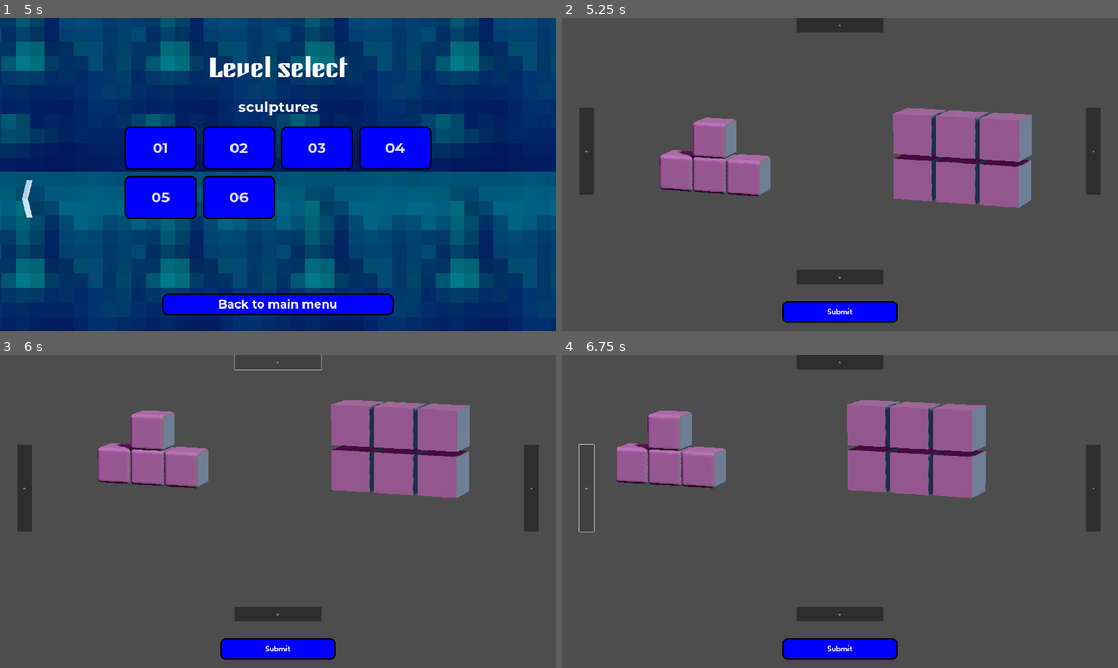
Above: before the commit, frames 1-4 (two rows, left to right).
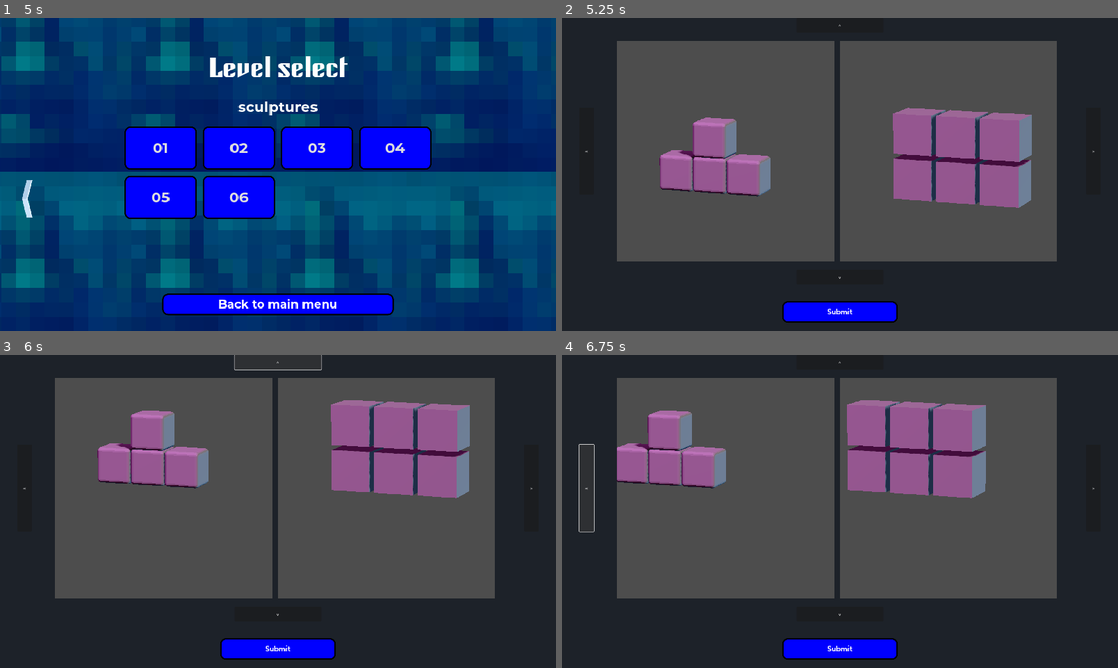
Above: after the commit, the same moments.

Repository: jynus/gmtk24
Game: Godot game, scene res://scenes/main_menu.tscn
Same seed, same stepped clock (60 frames per second), same inputs: the game is played once before the commit and once after it. Sound files missing from this copy of the repository are replaced by a short silence.
Inputs (mouse positions are in pixels of both pictures, inside the frame that each line leads up to):
- Up to frame 1 (5 s): click "Play" at 0.5 s; click "Back to main menu" at 1.25 s; click "Play" at 2 s; click (528, 199) at 2.75 s; click (27, 199) at 3.5 s; click (528, 199) at 4.25 s
- Up to frame 2 (5.25 s): click "01" at 5 s
- Up to frame 3 (6 s): click "^" at 5.75 s
- Up to frame 4 (6.75 s): click "<" at 6.5 s

Frame 1 is identical in both runs. In frame 2, 41% of the frame differs, in the area x 0-100%, y 0-100%; in frame 3, 41%; in frame 4, 41%.

Commit message:
Win screen

Diff:
--- a/godot_project/TODO.cfg
+++ b/godot_project/TODO.cfg
@@ -3,16 +3,15 @@
 item0="expected model for teapot"
 item1="expected model for statue of liberty"
 item2="animation for passed grade"
+item7="stopwatch/timer"
 item3="failed screen"
-item4="you won screen"
 item5="intro cinematic/story"
 item6="\"reveal hint\""
-item7="stopwatch/timer"
 
 [in progress]
 
 __none__="null"
 
-[Column name]
+[done]
 
-__none__="null"
+item4="you won screen"
--- a/godot_project/levels/01sculptures/level01.tscn
+++ b/godot_project/levels/01sculptures/level01.tscn
@@ -10,8 +10,14 @@
 expected_scene = ExtResource("3_xdwon")
 default_camera_zoom = 7.0
 
+[node name="originalSubViewport" parent="CanvasLayer/Layout/HBoxContainer/SubViewportContainer" index="0"]
+size = Vector2i(750, 750)
+
 [node name="originalCamera" parent="CanvasLayer/Layout/HBoxContainer/SubViewportContainer/originalSubViewport/originalScene/originalMarker" index="0"]
 v_offset = 2.0
 
+[node name="workingSubViewport" parent="CanvasLayer/Layout/HBoxContainer/SubViewportContainer2" index="0"]
+size = Vector2i(750, 750)
+
 [node name="workingCamera" parent="CanvasLayer/Layout/HBoxContainer/SubViewportContainer2/workingSubViewport/workingScene/workingMarker" index="0"]
 v_offset = 2.0
--- a/godot_project/levels/01sculptures/level02.tscn
+++ b/godot_project/levels/01sculptures/level02.tscn
@@ -7,5 +7,11 @@
 subject = "Ramp"
 expected_scene = ExtResource("2_e3uf5")
 
+[node name="originalSubViewport" parent="CanvasLayer/Layout/HBoxContainer/SubViewportContainer" index="0"]
+size = Vector2i(750, 750)
+
+[node name="workingSubViewport" parent="CanvasLayer/Layout/HBoxContainer/SubViewportContainer2" index="0"]
+size = Vector2i(750, 750)
+
 [node name="raystart" parent="." index="2"]
 transform = Transform3D(1, 0, 0, 0, 1, 0, 0, 0, 1, 512, 0, 0)
--- a/godot_project/levels/01sculptures/level03.tscn
+++ b/godot_project/levels/01sculptures/level03.tscn
@@ -10,8 +10,14 @@
 expected_scene = ExtResource("3_llv5a")
 default_camera_zoom = 25.0
 
+[node name="originalSubViewport" parent="CanvasLayer/Layout/HBoxContainer/SubViewportContainer" index="0"]
+size = Vector2i(750, 750)
+
 [node name="originalCamera" parent="CanvasLayer/Layout/HBoxContainer/SubViewportContainer/originalSubViewport/originalScene/originalMarker" index="0"]
 v_offset = 10.0
 
+[node name="workingSubViewport" parent="CanvasLayer/Layout/HBoxContainer/SubViewportContainer2" index="0"]
+size = Vector2i(750, 750)
+
 [node name="workingCamera" parent="CanvasLayer/Layout/HBoxContainer/SubViewportContainer2/workingSubViewport/workingScene/workingMarker" index="0"]
 v_offset = 10.0
--- a/godot_project/levels/01sculptures/level04.tscn
+++ b/godot_project/levels/01sculptures/level04.tscn
@@ -9,3 +9,9 @@
 original_mesh = ExtResource("2_4jxsl")
 expected_scene = ExtResource("3_sjsr7")
 default_camera_zoom = 13.0
+
+[node name="originalSubViewport" parent="CanvasLayer/Layout/HBoxContainer/SubViewportContainer" index="0"]
+size = Vector2i(750, 750)
+
+[node name="workingSubViewport" parent="CanvasLayer/Layout/HBoxContainer/SubViewportContainer2" index="0"]
+size = Vector2i(750, 750)
--- a/godot_project/levels/01sculptures/level05.tscn
+++ b/godot_project/levels/01sculptures/level05.tscn
@@ -9,3 +9,9 @@
 original_mesh = ExtResource("2_1lyyw")
 expected_scene = ExtResource("3_kd855")
 default_camera_zoom = 35.0
+
+[node name="originalSubViewport" parent="CanvasLayer/Layout/HBoxContainer/SubViewportContainer" index="0"]
+size = Vector2i(750, 750)
+
+[node name="workingSubViewport" parent="CanvasLayer/Layout/HBoxContainer/SubViewportContainer2" index="0"]
+size = Vector2i(750, 750)
--- a/godot_project/levels/01sculptures/level06.tscn
+++ b/godot_project/levels/01sculptures/level06.tscn
@@ -10,8 +10,14 @@
 expected_scene = ExtResource("3_mahy3")
 default_camera_zoom = 55.0
 
+[node name="originalSubViewport" parent="CanvasLayer/Layout/HBoxContainer/SubViewportContainer" index="0"]
+size = Vector2i(750, 750)
+
 [node name="originalCamera" parent="CanvasLayer/Layout/HBoxContainer/SubViewportContainer/originalSubViewport/originalScene/originalMarker" index="0"]
 v_offset = 25.0
 
+[node name="workingSubViewport" parent="CanvasLayer/Layout/HBoxContainer/SubViewportContainer2" index="0"]
+size = Vector2i(750, 750)
+
 [node name="workingCamera" parent="CanvasLayer/Layout/HBoxContainer/SubViewportContainer2/workingSubViewport/workingScene/workingMarker" index="0"]
 v_offset = 25.0
--- a/godot_project/scene_objects/level_template_sculpture.tscn
+++ b/godot_project/scene_objects/level_template_sculpture.tscn
@@ -100,6 +100,11 @@
 
 [node name="CanvasLayer" type="CanvasLayer" parent="."]
 
+[node name="background" type="ColorRect" parent="CanvasLayer"]
+offset_right = 1920.0
+offset_bottom = 1080.0
+color = Color(0.113725, 0.133333, 0.160784, 1)
+
 [node name="Layout" type="VBoxContainer" parent="CanvasLayer"]
 unique_name_in_owner = true
 custom_minimum_size = Vector2(1920, 1080)
--- a/godot_project/scenes/how_to_play.tscn
+++ b/godot_project/scenes/how_to_play.tscn
@@ -29,7 +29,7 @@
 script = ExtResource("1_pevma")
 
 [node name="backgroudMenu" parent="." instance=ExtResource("2_03hht")]
-modulate = Color(0.878451, 0.66241, 0, 1)
+modulate = Color(1, 0.442395, 0.29116, 1)
 
 [node name="menuContainer" type="VBoxContainer" parent="."]
 offset_right = 1920.0
--- /dev/null
+++ b/godot_project/scenes/win_game.tscn
@@ -0,0 +1,110 @@
+[gd_scene load_steps=11 format=3 uid="uid://d0v75n1n4npn4"]
+
+[ext_resource type="Script" path="res://scripts/win_game.gd" id="1_wl2rq"]
+[ext_resource type="PackedScene" uid="uid://k635iu86fy37" path="res://scene_objects/menu_background.tscn" id="2_kcvt6"]
+[ext_resource type="LabelSettings" uid="uid://csrb5ilr7y6dy" path="res://resources/main_menu_title_label_setting.tres" id="3_hpstx"]
+[ext_resource type="FontFile" uid="uid://com4cjqc1ln44" path="res://assets/fonts/Montserrat-Medium.otf" id="4_87tkp"]
+[ext_resource type="FontFile" uid="uid://smk86k8i0gcp" path="res://assets/fonts/Montserrat-Bold.otf" id="5_43x4g"]
+[ext_resource type="StyleBox" uid="uid://67m76h2nyeyy" path="res://resources/main_menu_button_style.tres" id="6_jwgqf"]
+[ext_resource type="StyleBox" uid="uid://cscwrtv4vl12l" path="res://resources/main_menu_button_hover_style.tres" id="7_x6ndy"]
+[ext_resource type="StyleBox" uid="uid://dtfd366g1j00" path="res://resources/main_menu_button_pressed_style.tres" id="8_jdo5v"]
+[ext_resource type="AudioStream" uid="uid://dni54tcejhs1c" path="res://assets/sfx/Sequence, Typing Burst, Variations, Perspective 02, Clicking 03.ogg" id="9_kqugs"]
+
+[sub_resource type="StyleBoxFlat" id="StyleBoxFlat_285bg"]
+bg_color = Color(0, 0, 0, 0)
+border_width_left = 2
+border_width_top = 2
+border_width_right = 2
+border_width_bottom = 2
+border_color = Color(0.12549, 0.384314, 0.486275, 1)
+corner_radius_top_left = 4
+corner_radius_top_right = 4
+corner_radius_bottom_right = 4
+corner_radius_bottom_left = 4
+expand_margin_left = 2.0
+expand_margin_top = 2.0
+expand_margin_right = 2.0
+expand_margin_bottom = 2.0
+
+[node name="YouWonScreen" type="Node2D"]
+script = ExtResource("1_wl2rq")
+
+[node name="backgroudMenu" parent="." instance=ExtResource("2_kcvt6")]
+modulate = Color(1, 0.295309, 0.679364, 1)
+
+[node name="menuContainer" type="VBoxContainer" parent="."]
+offset_right = 1920.0
+offset_bottom = 1052.0
+
+[node name="TopMargin" type="MarginContainer" parent="menuContainer"]
+custom_minimum_size = Vector2(0, 100)
+layout_mode = 2
+
+[node name="Title" type="Label" parent="menuContainer"]
+custom_minimum_size = Vector2(0, 150)
+layout_mode = 2
+text = "YOU WON!"
+label_settings = ExtResource("3_hpstx")
+horizontal_alignment = 1
+vertical_alignment = 1
+
+[node name="TopMargin2" type="MarginContainer" parent="menuContainer"]
+custom_minimum_size = Vector2(0, 50)
+layout_mode = 2
+
+[node name="optionsContainer" type="HBoxContainer" parent="menuContainer"]
+custom_minimum_size = Vector2(0, 600)
+layout_mode = 2
+size_flags_vertical = 3
+alignment = 1
+
+[node name="leftMargin" type="MarginContainer" parent="menuContainer/optionsContainer"]
+custom_minimum_size = Vector2(200, 600)
+layout_mode = 2
+
+[node name="youWonText" type="RichTextLabel" parent="menuContainer/optionsContainer"]
+unique_name_in_owner = true
+custom_minimum_size = Vector2(1300, 600)
+layout_mode = 2
+size_flags_horizontal = 4
+size_flags_vertical = 0
+theme_override_colors/default_color = Color(1, 1, 1, 1)
+theme_override_constants/line_separation = 25
+theme_override_fonts/normal_font = ExtResource("4_87tkp")
+theme_override_fonts/bold_font = ExtResource("5_43x4g")
+theme_override_font_sizes/normal_font_size = 40
+theme_override_font_sizes/bold_font_size = 60
+bbcode_enabled = true
+text = "[center]Congratulations!
+
+Thanks to your great efforts optimizing textures and 3d models, the videogame project size has been shrinked down to only 455 GB!
+
+The project, however, could not be shipped in time due to inept management. It was cancelled and all workers were layed off :-([/center]"
+
+[node name="rightMargin" type="MarginContainer" parent="menuContainer/optionsContainer"]
+custom_minimum_size = Vector2(200, 600)
+layout_mode = 2
+
+[node name="backButton" type="Button" parent="menuContainer"]
+unique_name_in_owner = true
+custom_minimum_size = Vector2(800, 75)
+layout_mode = 2
+size_flags_horizontal = 4
+size_flags_vertical = 10
+focus_next = NodePath("../PlayButton")
+focus_previous = NodePath("../CreditsButton")
+theme_override_colors/font_color = Color(1, 1, 1, 1)
+theme_override_fonts/font = ExtResource("5_43x4g")
+theme_override_font_sizes/font_size = 40
+theme_override_styles/focus = SubResource("StyleBoxFlat_285bg")
+theme_override_styles/disabled = ExtResource("6_jwgqf")
+theme_override_styles/hover = ExtResource("7_x6ndy")
+theme_override_styles/pressed = ExtResource("8_jdo5v")
+theme_override_styles/normal = ExtResource("6_jwgqf")
+text = "Back to main menu"
+
+[node name="TypingSound" type="AudioStreamPlayer" parent="."]
+unique_name_in_owner = true
+stream = ExtResource("9_kqugs")
+
+[connection signal="pressed" from="menuContainer/backButton" to="." method="_on_back_button_pressed"]
--- a/godot_project/scripts/background_music.gd
+++ b/godot_project/scripts/background_music.gd
@@ -13,7 +13,7 @@
 	"game2": preload("res://assets/music/ES_Midnight Messages - Rebecca Mardal.ogg"),
 	"level_complete": preload("res://assets/music/ES_Rise and Rise - Falcon Dives.ogg"),
 	"lost": preload("res://assets/music/ES_Love and Rewind (Instrumental Version) - I'MIN.ogg"),
-	"win": preload("res://assets/music/ES_Rise and Rise - Falcon Dives.ogg"),
+	"win": preload("res://assets/music/ES_Just The Way You Are (Instrumental Version) - Craig Reever.ogg"),
 }
 var _current_song : String
 @export var current_song : String :
--- a/godot_project/scripts/how_to_play.gd
+++ b/godot_project/scripts/how_to_play.gd
@@ -1,15 +1,9 @@
 extends Node2D
+@onready var back_button: Button = %backButton
 
-
-# Called when the node enters the scene tree for the first time.
 func _ready() -> void:
-	pass # Replace with function body.
-
-
-# Called every frame. 'delta' is the elapsed time since the previous frame.
-func _process(delta: float) -> void:
-	pass
-
+	if Input.get_connected_joypads().size() > 0:
+		back_button.grab_focus()
 
 func _on_back_button_pressed() -> void:
 	Fx.click.play()
--- /dev/null
+++ b/godot_project/scripts/win_game.gd
@@ -0,0 +1,23 @@
+extends Node2D
+
+@onready var typing_sound: AudioStreamPlayer = %TypingSound
+@onready var back_button: Button = %backButton
+@onready var you_won_text: RichTextLabel = %youWonText
+
+func _ready() -> void:
+	BackgroundMusic.fade_into("win")
+	if Input.get_connected_joypads().size() > 0:
+		back_button.grab_focus()
+
+	you_won_text.visible_ratio = 0
+	typing_sound.play()
+	var tween : Tween = create_tween()
+	tween.finished.connect(on_animation_finish)
+	tween.tween_property(you_won_text, "visible_ratio", 1, 20)
+
+func on_animation_finish():
+	typing_sound.stop()
+
+func _on_back_button_pressed() -> void:
+	Fx.click.play()
+	get_tree().change_scene_to_file("res://scenes/main_menu.tscn")
Not shown: 3 places in godot_project/assets/3d/grids/ramp.tscn that only renumber resources
Not shown: 3 places in godot_project/assets/3d/grids/sphere.tscn that only renumber resources
Not shown, added: godot_project/assets/music/ES_Just The Way You Are (Instrumental Version) - Craig Reever.ogg.import
Not shown, added: godot_project/assets/sfx/Sequence, Typing Burst, Variations, Perspective 02, Clicking 03.ogg.import
Not shown: 3 places in godot_project/resources/mesh_library.tres that only renumber resources
Not shown, added: godot_project/assets/music/ES_Just The Way You Are (Instrumental Version) - Craig Reever.ogg
Not shown, added: godot_project/assets/sfx/Sequence, Typing Burst, Variations, Perspective 02, Clicking 03.ogg
